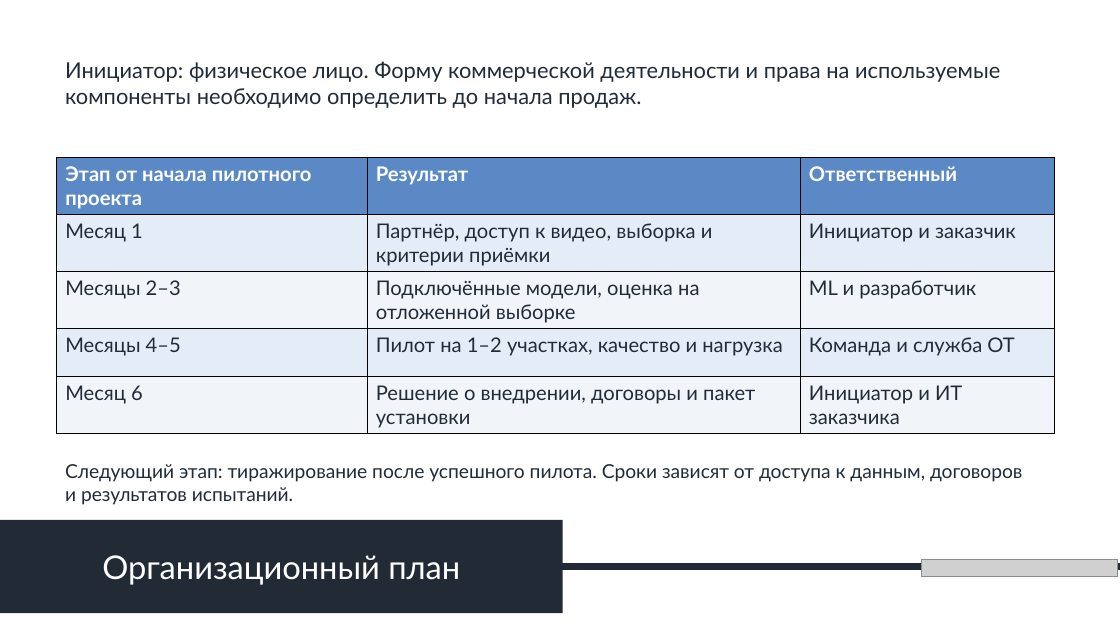
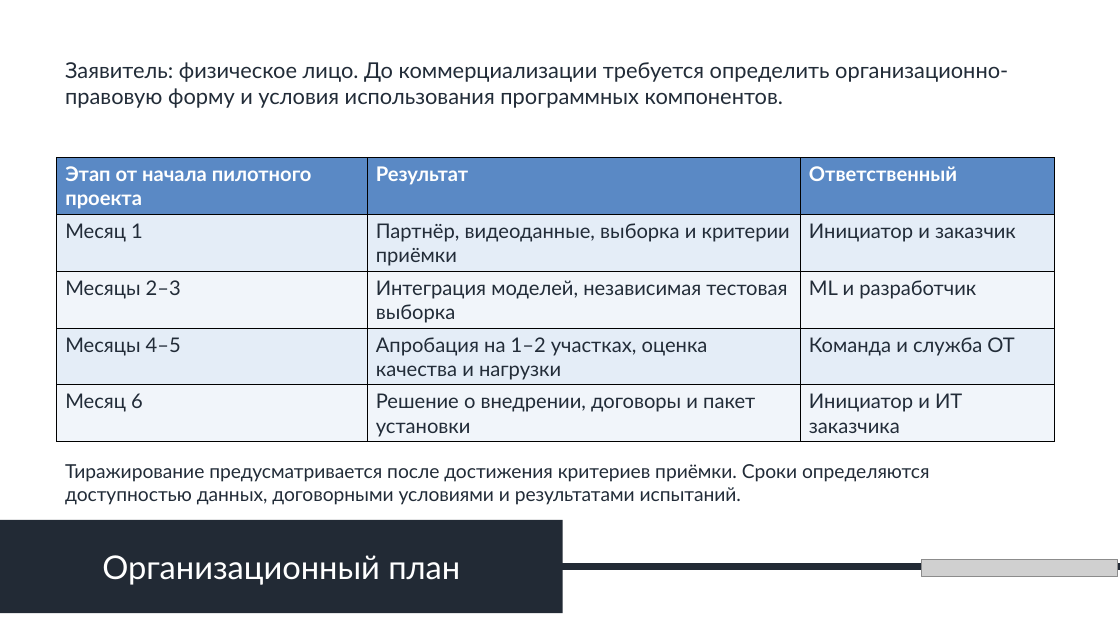
Before and after one commit to youngboy04/hse-ai-video, a slide deck: slide 9 of submission/HSE_AI_Video.pptx. Drawn at 1120x630 pixels with LibreOffice and Linux fonts; fonts in the diff are those of the drawing; grey boxes stand for pictures. Boxes give left, top, right and bottom in pixels: in the first picture for what was removed or moved away, otherwise in the second. Text is boxed around its words. In the diff, an @@ line names an element or a change of style, - is before the commit and + after.

```diff
--- a/submission/HSE_AI_Video.pptx
+++ b/submission/HSE_AI_Video.pptx
@@ text at (65, 62, 1008, 108): text changed @@
-Инициатор: физическое лицо. Форму коммерческой деятельности и права на используемые компоненты необходимо определить до начала продаж.
+Заявитель: физическое лицо. До коммерциализации требуется определить организационно-правовую форму и условия использования программных компонентов.
@@ table at (57, 158, 1055, 441) @@
-row 2, column 2: Партнёр, доступ к видео, выборка и критерии приёмки
+row 2, column 2: Партнёр, видеоданные, выборка и критерии приёмки
-row 3, column 2: Подключённые модели, оценка на отложенной выборке
+row 3, column 2: Интеграция моделей, независимая тестовая выборка
-row 4, column 2: Пилот на 1–2 участках, качество и нагрузка
+row 4, column 2: Апробация на 1–2 участках, оценка качества и нагрузки
@@ text at (65, 464, 929, 505): text changed @@
-Следующий этап: тиражирование после успешного пилота. Сроки зависят от доступа к данным, договоров и результатов испытаний.
+Тиражирование предусматривается после достижения критериев приёмки. Сроки определяются доступностью данных, договорными условиями и результатами испытаний.
```
Also in this commit, not shown: 13 other slides changed, 4 other files.
